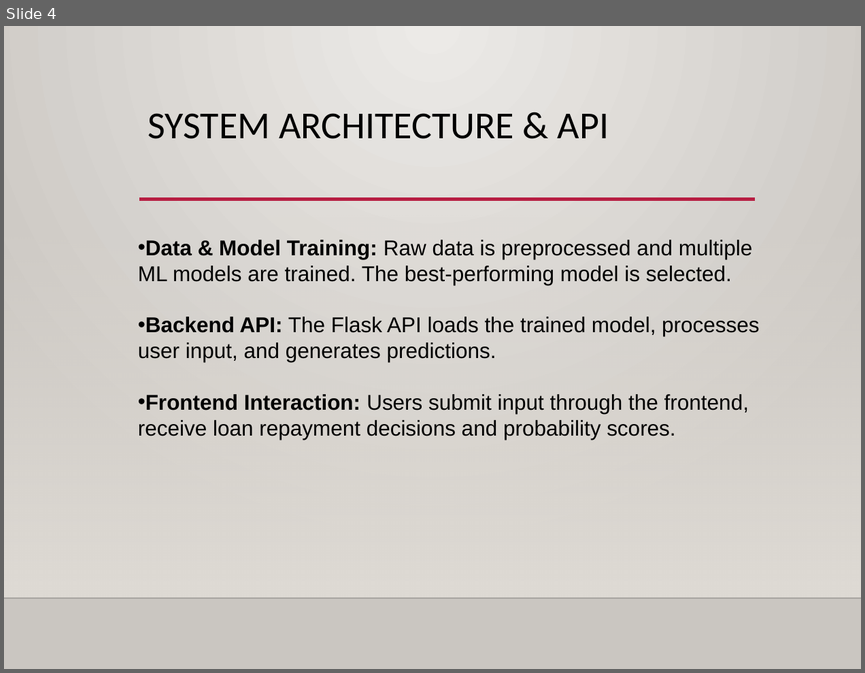
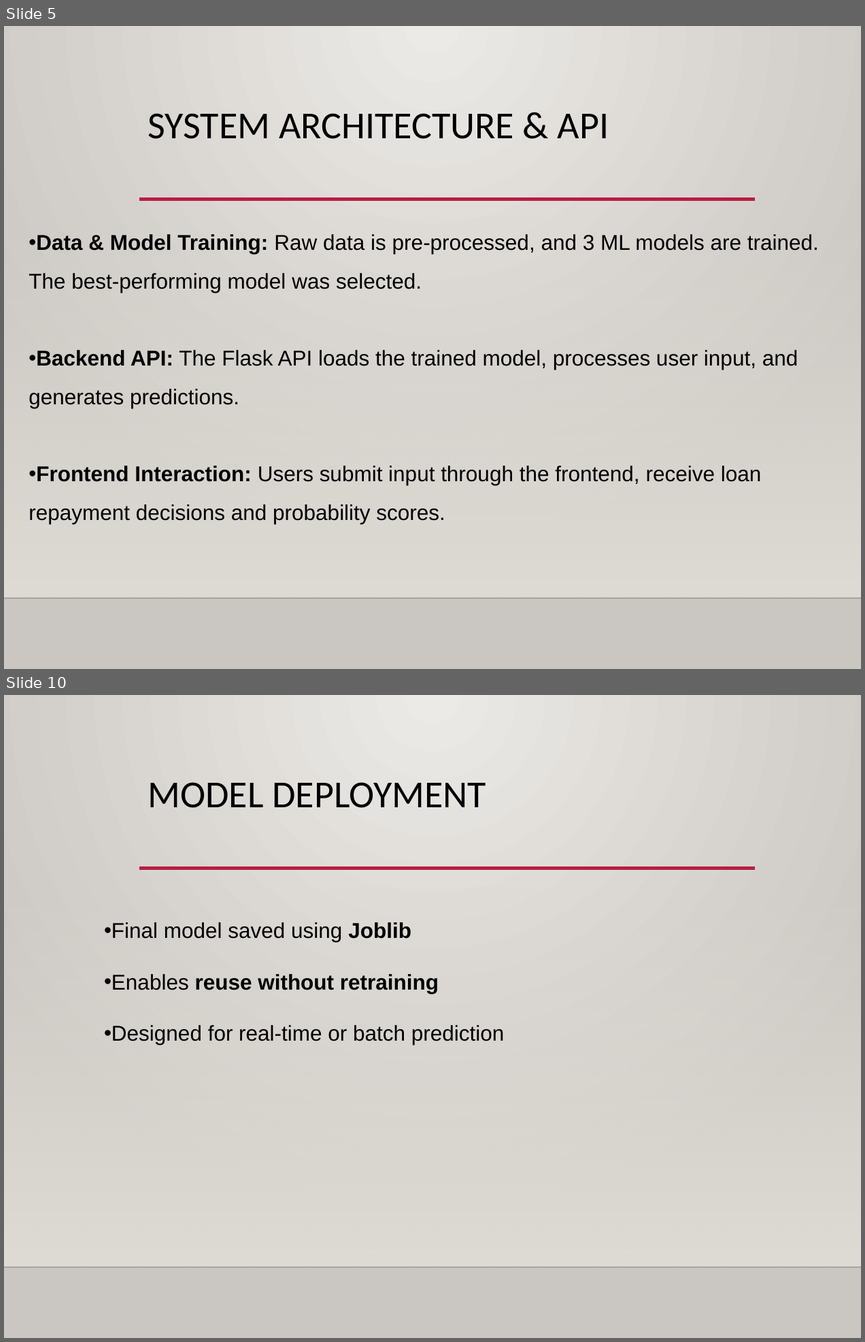
Before and after one commit to group6ai2026/LoanPayBackPrediction, a slide deck: PPT/Group6PPT.pptx. Shown one above the other, each under a label of ours: slide 4 before the commit, slides 5 and 10 after it; the slides between them are not shown. The pictures are 865x673 and 865x1342 pixels, drawn with LibreOffice and Linux fonts; fonts in the diff are those of the drawing; background and template pictures are left out. Boxes give left, top, right and bottom in pixels: in the first picture for what was removed or moved away, otherwise in the second. Text is boxed around its words. In the diff, an @@ line names an element or a change of style, - is before the commit and + after.

```diff
--- a/PPT/Group6PPT.pptx
+++ b/PPT/Group6PPT.pptx
@@ slide 10 added at (4, 695, 861, 1338), background gradient #ECEAE7 to #CAC7C1; not listed: 3 template elements that a slide beside it also shows @@
@@ title added at (148, 782, 486, 808), 32 pt, text #000000 @@
+MODEL DEPLOYMENT
@@ text added at (104, 922, 504, 1045), 18 pt, text #000000 @@
+• Final model saved using Joblib
+• Enables reuse without retraining
+• Designed for real-time or batch prediction
@@ what was slide 4 is now slide 5 @@
@@ slide 5 changed as well @@
@@ text "Data & Model Training: Raw ...": place and size @@
-text "Data & Model Training: Raw ..." at (138, 240, 759, 439)
+text "Data & Model Training: Raw ..." at (28, 234, 819, 524)
@@ text at (28, 234, 819, 293): text changed @@
-• Data & Model Training: Raw data is preprocessed and multiple ML models are trained. The best-performing model is selected.
+• Data & Model Training: Raw data is pre-processed, and 3 ML models are trained. The best-performing model was selected.
@@ text at (28, 350, 798, 524): line spacing 1 to 1.5 @@
```
Also in this commit, not shown: 5 other slides changed, 6 other slides added, 2 other files.
